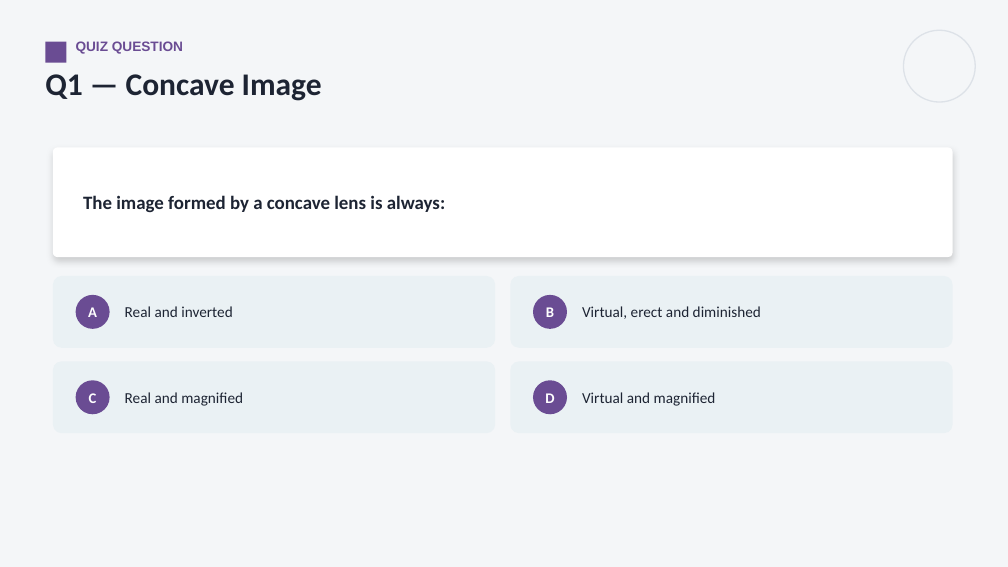
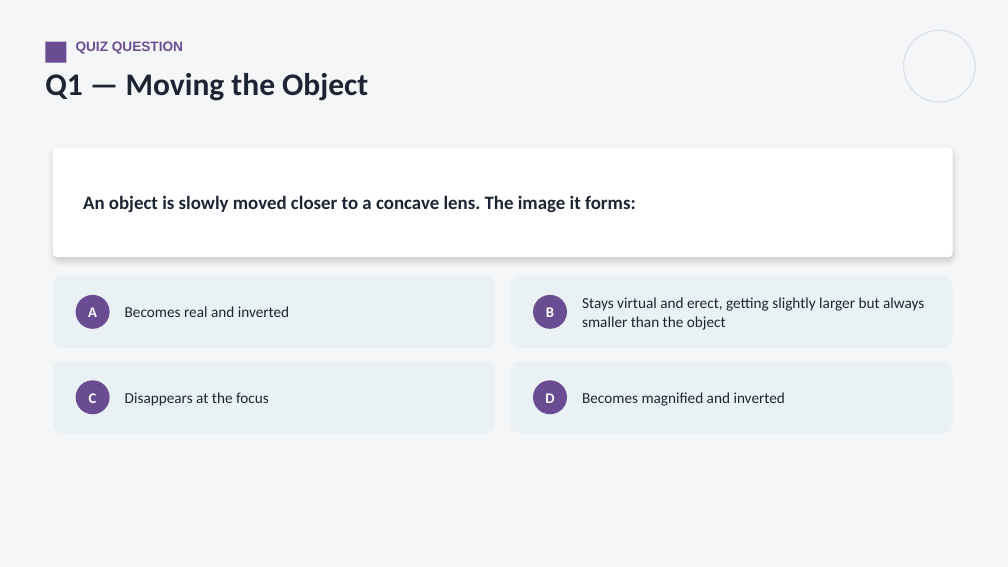
Before and after one commit to parmeshwars2911/MyFirstAR, a slide deck: slide 10 of ppt/Grade10/G10_S44_Refraction_Through_a_Lens_2.pptx. Drawn at 1008x567 pixels with LibreOffice and Linux fonts; fonts in the diff are those of the drawing. Boxes give left, top, right and bottom in pixels: in the first picture for what was removed or moved away, otherwise in the second. Text is boxed around its words. In the diff, an @@ line names an element or a change of style, - is before the commit and + after.

```diff
--- a/ppt/Grade10/G10_S44_Refraction_Through_a_Lens_2.pptx
+++ b/ppt/Grade10/G10_S44_Refraction_Through_a_Lens_2.pptx
@@ text at (x1=45, y1=73, x2=368, y2=101): text changed @@
-Q1 — Concave Image
+Q1 — Moving the Object
@@ text at (x1=83, y1=195, x2=636, y2=213): text changed @@
-The image formed by a concave lens is always:
+An object is slowly moved closer to a concave lens. The image it forms:
@@ text at (x1=582, y1=297, x2=924, y2=330): text changed @@
-Virtual, erect and diminished
+Stays virtual and erect, getting slightly larger but always smaller than the object
@@ text at (x1=125, y1=306, x2=289, y2=317): text changed @@
-Real and inverted
+Becomes real and inverted
@@ text at (x1=125, y1=392, x2=269, y2=406): text changed @@
-Real and magnified
+Disappears at the focus
@@ text at (x1=582, y1=392, x2=785, y2=406): text changed @@
-Virtual and magnified
+Becomes magnified and inverted
```
Also in this commit, not shown: 5 other slides changed, 14 other files.
